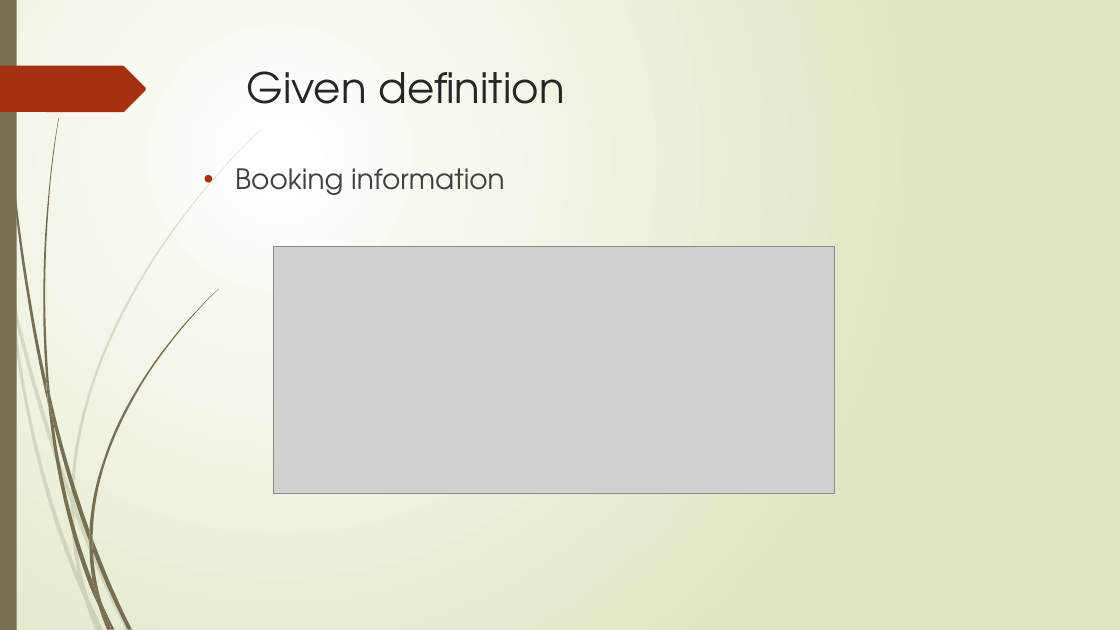
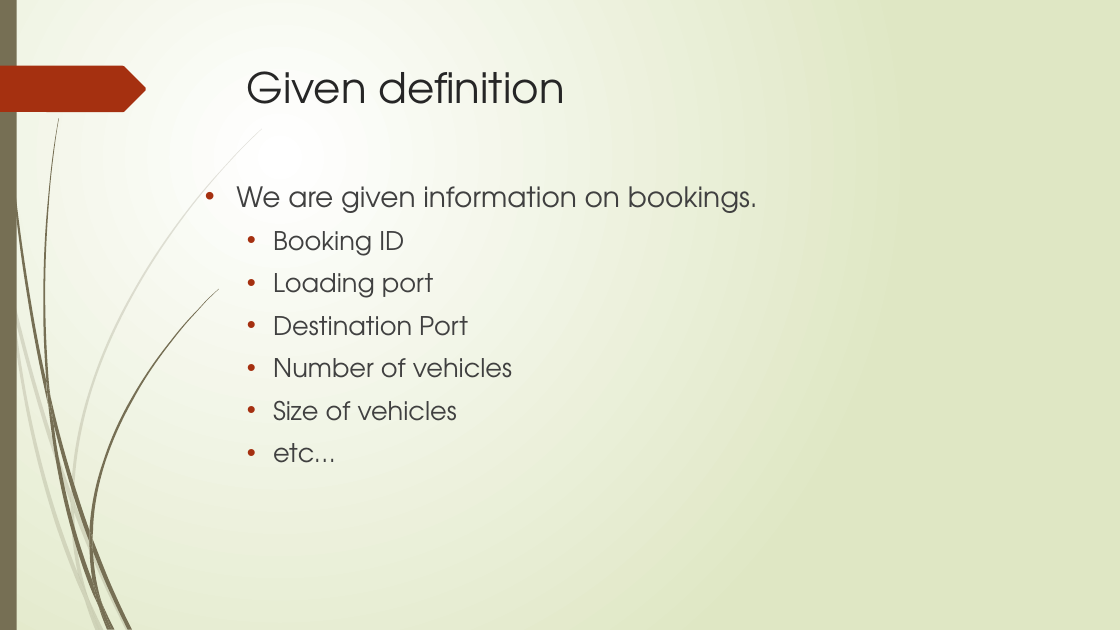
Before and after one commit to r-kurosu/kline_new, a slide deck: slide 8 of 竹田.pptx. Drawn at 1120x630 pixels with LibreOffice and Linux fonts; fonts in the diff are those of the drawing; grey boxes stand for pictures. Boxes give left, top, right and bottom in pixels: in the first picture for what was removed or moved away, otherwise in the second. Text is boxed around its words. In the diff, an @@ line names an element or a change of style, - is before the commit and + after.

```diff
--- a/竹田.pptx
+++ b/竹田.pptx
@@ text at (x1=236, y1=186, x2=758, y2=463): text changed; size 24 to 22 pt @@
-• Booking information
+• We are given information on bookings.
+  • Booking ID
+  • Loading port
+  • Destination Port
+  • Number of vehicles
+  • Size of vehicles
+  • etc…
@@ picture removed at (x1=273, y1=246, x2=834, y2=493) @@
```
Also in this commit, not shown: 2 other slides changed, 1 slide added, 1 other file.
